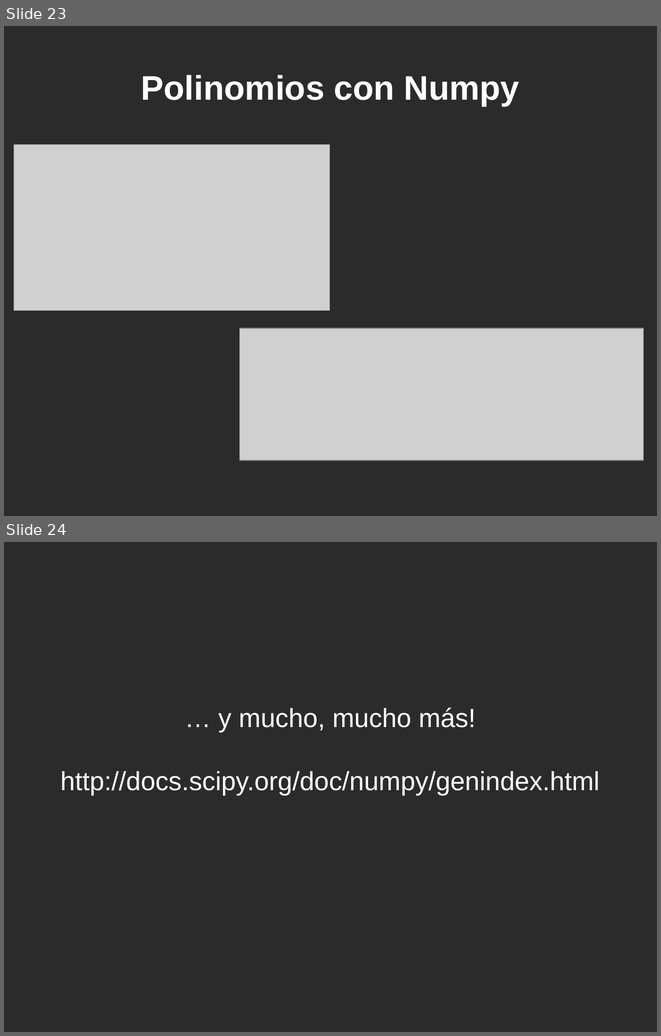
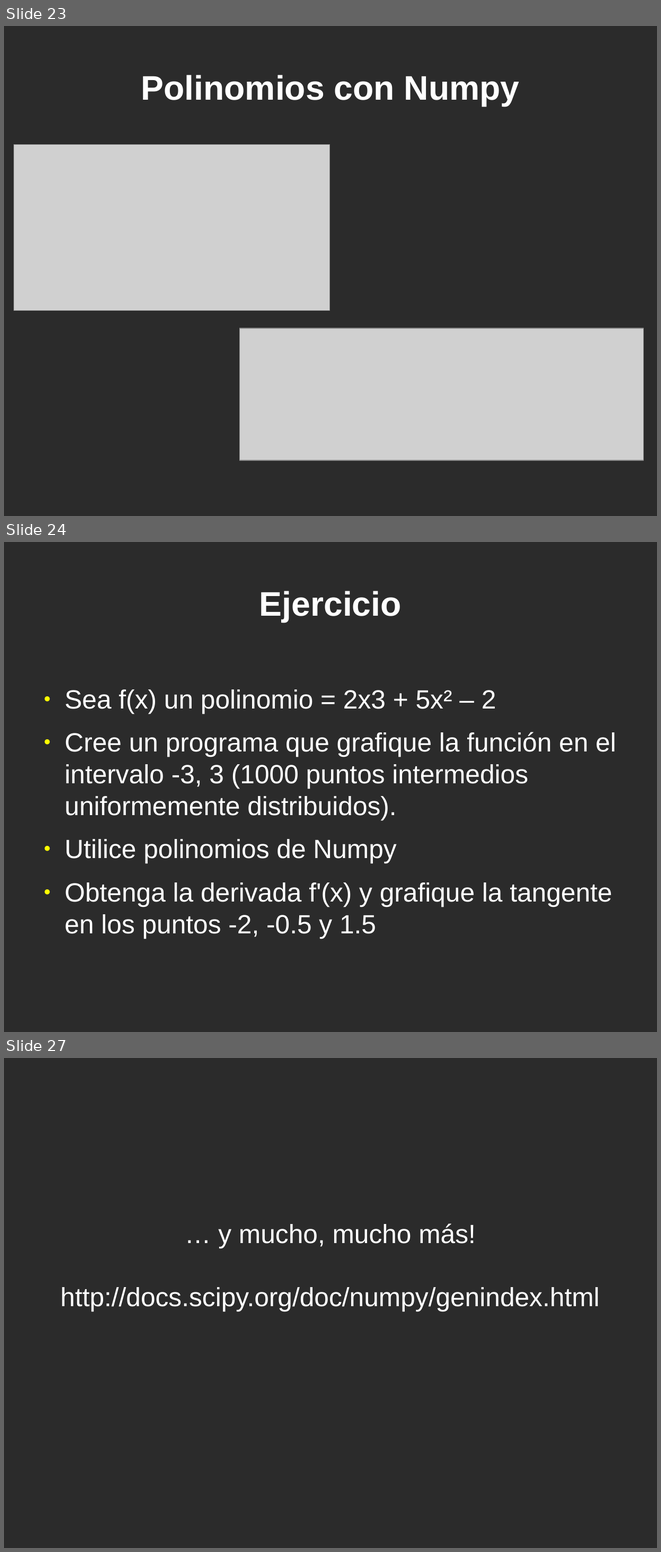
Before and after one commit to jeudy/clases_topicosI2013, a slide deck: 10-Librerias-NumPy.odp. Shown one above the other, each under a label of ours: slides 23 and 24 before the commit, slides 23, 24 and 27 after it; the slides between them are not shown. The pictures are 661x1036 and 661x1552 pixels, drawn with LibreOffice and Linux fonts; fonts in the diff are those of the drawing; grey boxes stand for pictures; background and template pictures are left out; a plain dark background stands for a picture behind light text. Boxes give left, top, right and bottom in pixels: in the first picture for what was removed or moved away, otherwise in the second. Text is boxed around its words. In the diff, an @@ line names an element or a change of style, - is before the commit and + after.

Commit message:
Agrehados ejercicios

```diff
--- a/10-Librerias-NumPy.odp
+++ b/10-Librerias-NumPy.odp
@@ slide 24 added at [4,542,657,1032], background picture (left out) @@
@@ title added at [259,591,402,622], 41.4 pt, text #FFFFFF, bold @@
+Ejercicio
@@ text added at [64,689,616,938], 32 pt, text #FFFFFF @@
+● Sea f(x) un polinomio = 2x3 + 5x² – 2
+● Cree un programa que grafique la función en el intervalo -3, 3 (1000 puntos intermedios uniformemente distribuidos).
+● Utilice polinomios de Numpy
+● Obtenga la derivada f'(x) y grafique la tangente en los puntos -2, -0.5 y 1.5
@@ what was slide 24 is now slide 27 @@
```
Also in this commit, not shown: 2 other slides added, 2 other files.
